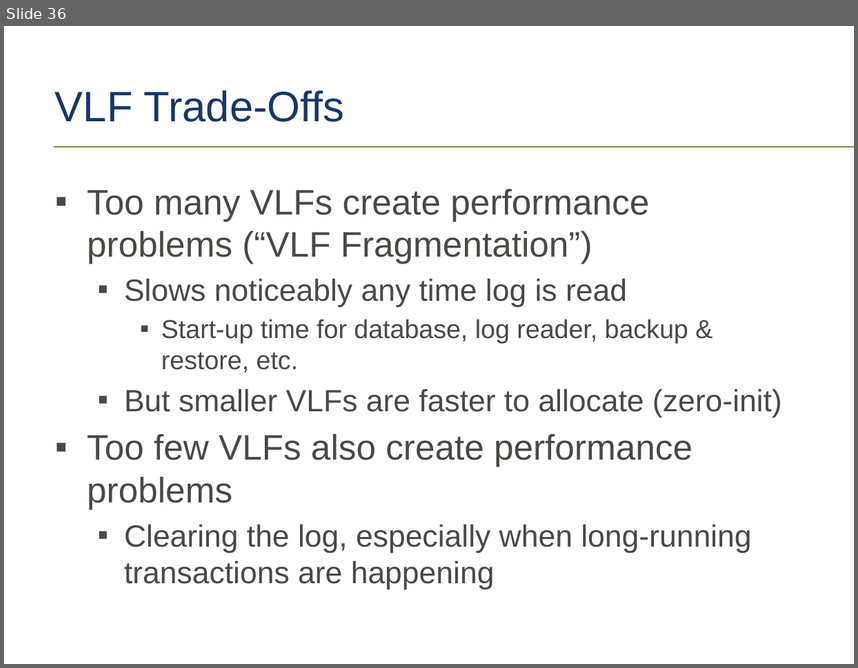
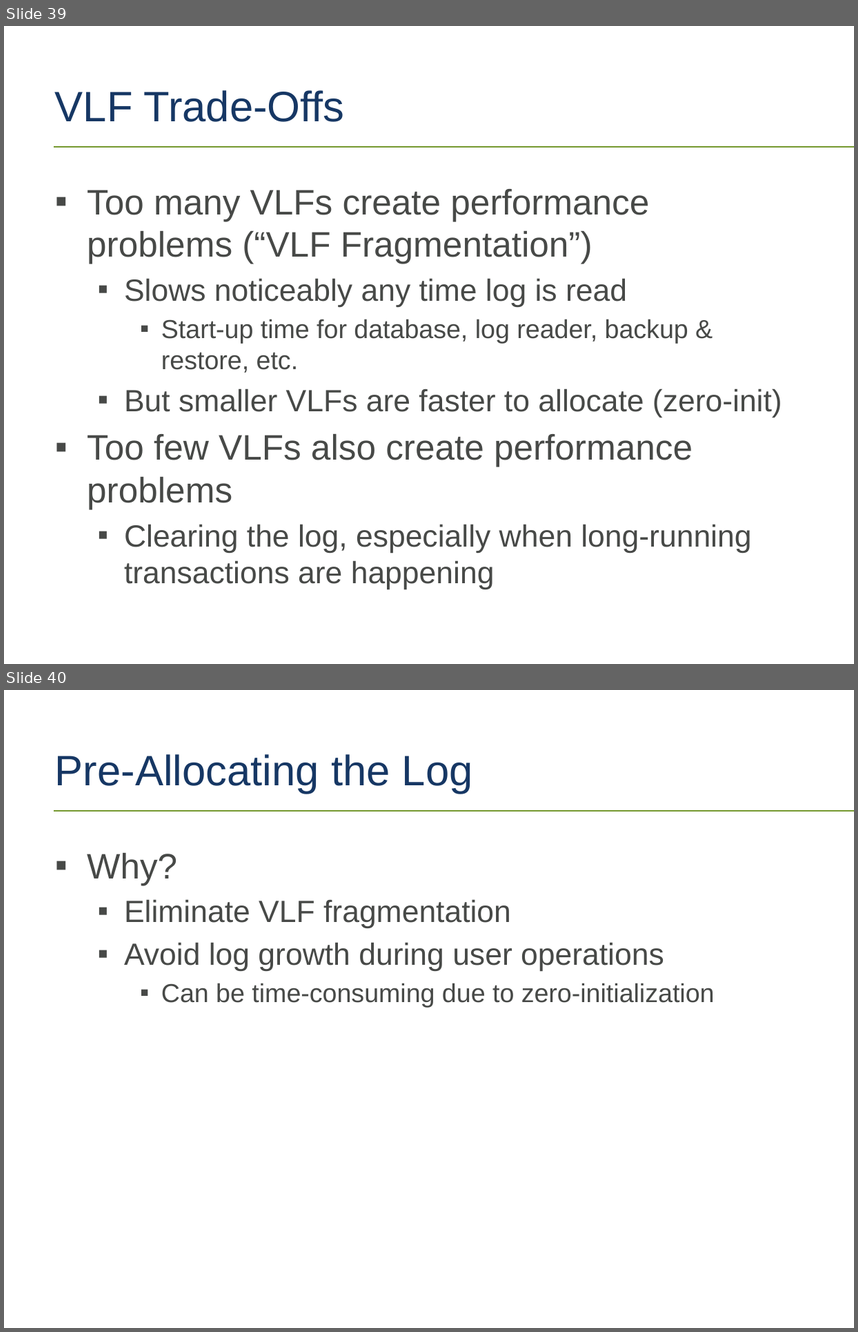
Before and after one commit to tf3604/LogFilePresentation, a slide deck: TransactionLog.pptx. Shown one above the other, each under a label of ours: slide 36 before the commit, slides 39 and 40 after it. The pictures are 858x668 and 858x1332 pixels, drawn with LibreOffice and Linux fonts; fonts in the diff are those of the drawing; background and template pictures are left out. Boxes give left, top, right and bottom in pixels: in the first picture for what was removed or moved away, otherwise in the second. Text is boxed around its words. In the diff, an @@ line names an element or a change of style, - is before the commit and + after.

```diff
--- a/TransactionLog.pptx
+++ b/TransactionLog.pptx
@@ slide 40 added at [4, 690, 854, 1328], background #FFFFFF; not listed: 1 template element that a slide beside it also shows @@
@@ title added at [55, 754, 473, 793], 36 pt, text #163764 @@
+Pre-Allocating the Log
@@ text added at [87, 853, 715, 1007], 26 pt, text #474947 @@
+▪ Why?
+  ▪ Eliminate VLF fragmentation
+  ▪ Avoid log growth during user operations
+    ▪ Can be time-consuming due to zero-initialization
@@ what was slide 36 is now slide 39 @@
```
Also in this commit, not shown: 6 other slides added, 13 other files.
